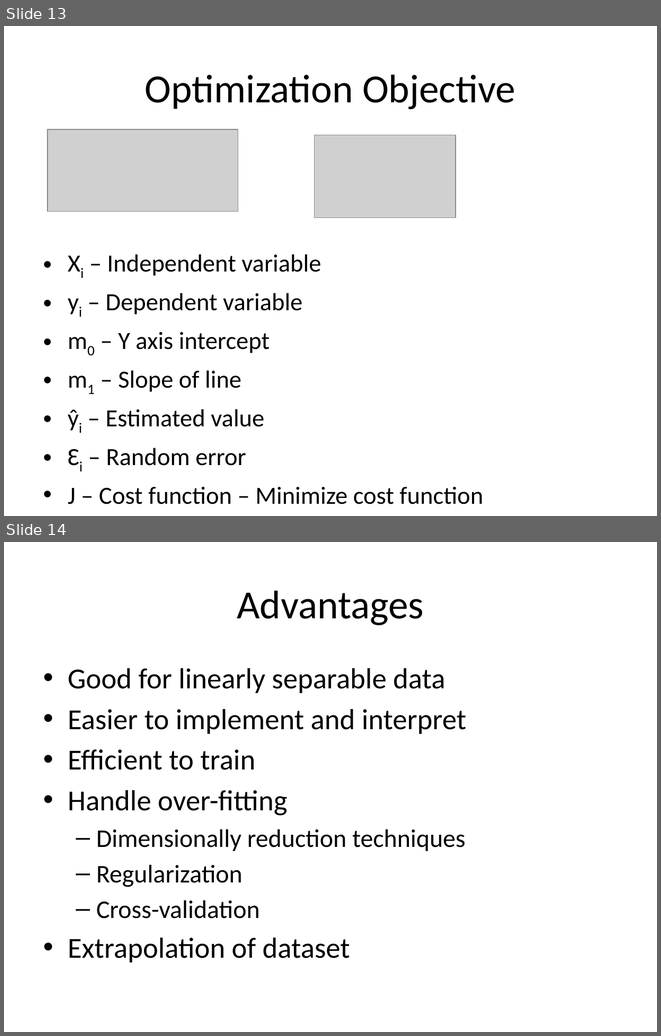
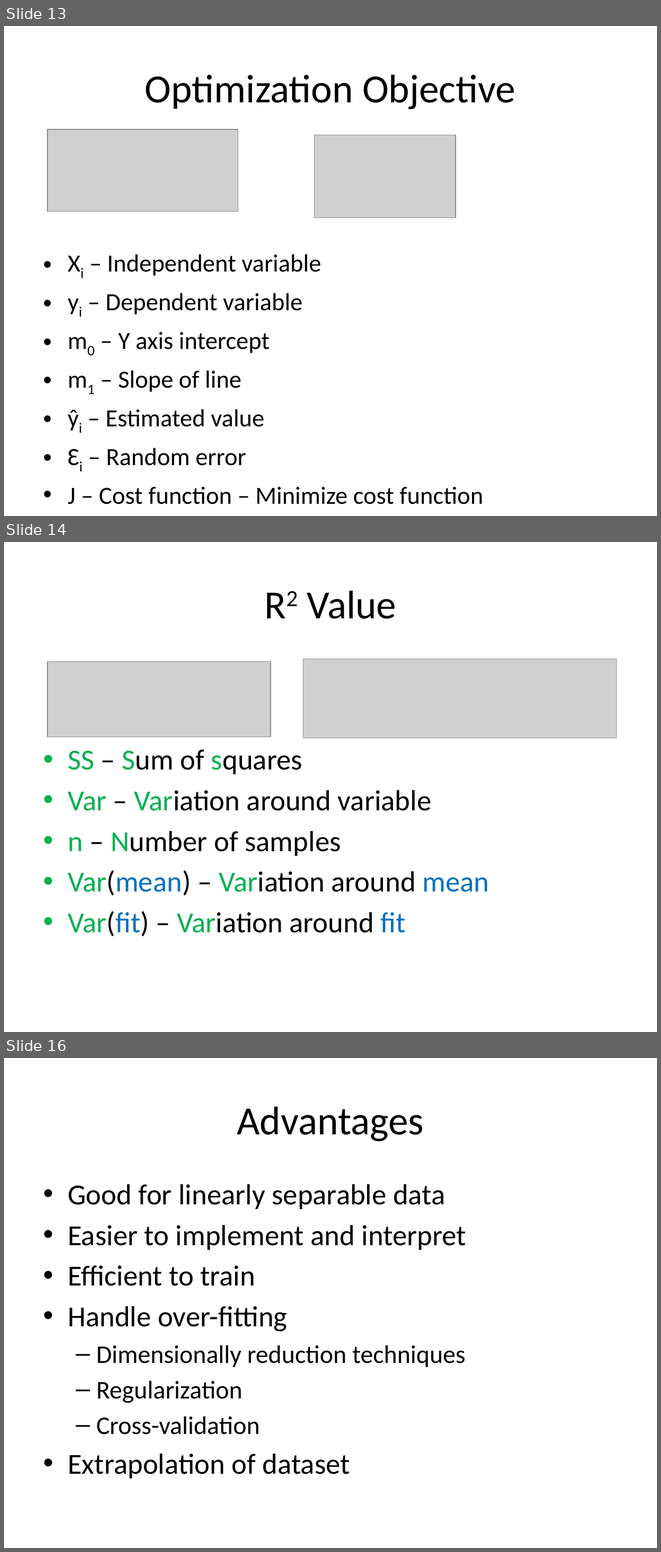
Before and after one commit to look4pritam/ArtificialIntelligence, a slide deck: MachineLearning/LinearRegression/LinearRegression.pptx. Shown one above the other, each under a label of ours: slides 13 and 14 before the commit, slides 13, 14 and 16 after it; the slides between them are not shown. The pictures are 661x1036 and 661x1552 pixels, drawn with LibreOffice and Linux fonts; fonts in the diff are those of the drawing; grey boxes stand for pictures. Boxes give left, top, right and bottom in pixels: in the first picture for what was removed or moved away, otherwise in the second. Text is boxed around its words. In the diff, an @@ line names an element or a change of style, - is before the commit and + after.

```diff
--- a/MachineLearning/LinearRegression/LinearRegression.pptx
+++ b/MachineLearning/LinearRegression/LinearRegression.pptx
@@ slide 14 added at [4,542,657,1032], background #FFFFFF @@
@@ title added at [307,590,397,619], 44 pt, text #000000 @@
+R2 Value
@@ picture added at [48,661,271,737] @@
@@ picture added at [303,659,617,738] @@
@@ text added at [68,749,489,936], 32 pt, text #000000 @@
+• SS – Sum of squares
+• Var – Variation around variable
+• n – Number of samples
+• Var(mean) – Variation around mean
+• Var(fit) – Variation around fit
@@ what was slide 14 is now slide 16 @@
```
Also in this commit, not shown: 1 other slide added.
